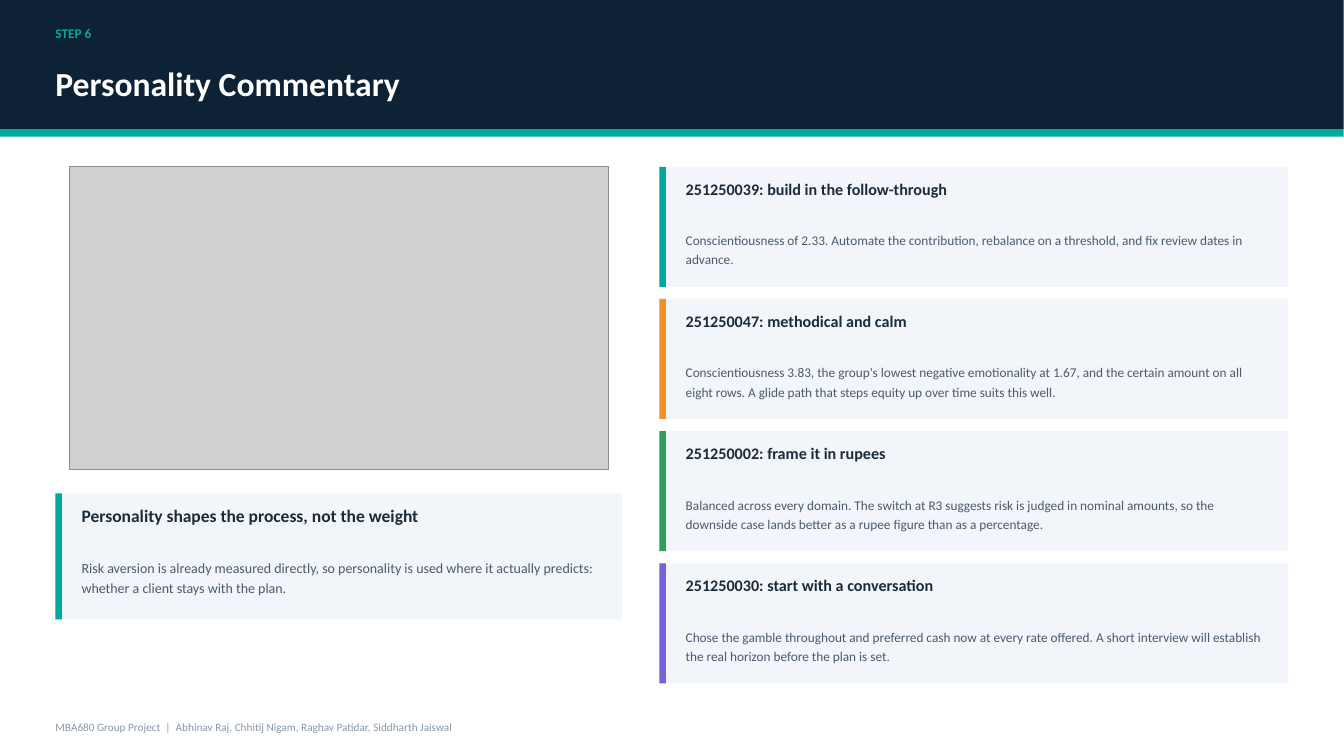
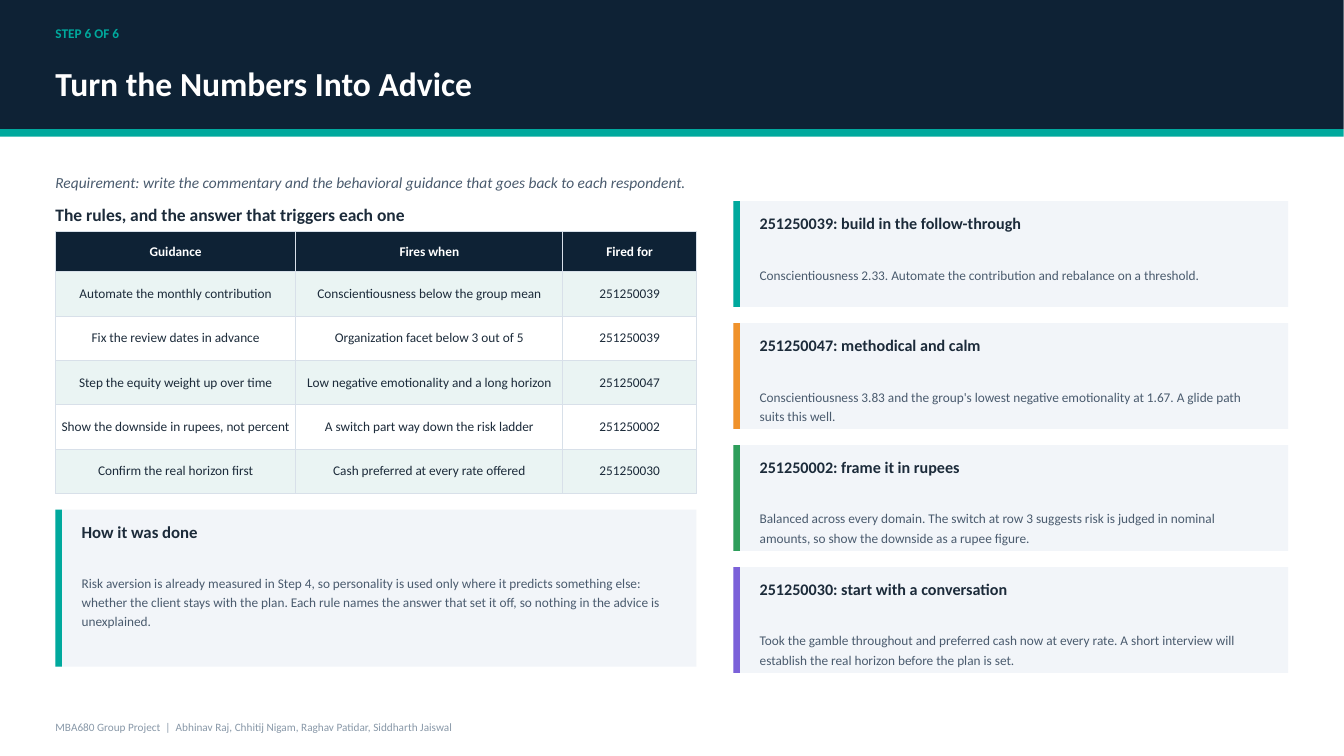
Before and after one commit to siddharthjaiswal05/mba_680_assignment_2, a slide deck: slide 11 of deck/MBA680_Presentation.pptx (slide 10 before the commit). Drawn at 1344x756 pixels with LibreOffice and Linux fonts; fonts in the diff are those of the drawing; grey boxes stand for pictures. Boxes give left, top, right and bottom in pixels: in the first picture for what was removed or moved away, otherwise in the second. Text is boxed around its words. In the diff, an @@ line names an element or a change of style, - is before the commit and + after.

Commit message:
Restructure the deck as a step by step walk-through
Each of Steps 1 to 6 now gets its own slide showing four things together:
what the step required, the survey questions exactly as the form asked them,
how the answers were turned into a number, and what came out. A roadmap slide
opens the sequence and a completion slide closes it.

Both renderers gain one generic block-column layout, so a slide is now a list
of blocks with explicit heights and the pptx and pdf agree by construction.
Three engine figure titles and two annotations were reworded to describe what
the instrument measures rather than what it leaves out.

```diff
--- a/deck/MBA680_Presentation.pptx
+++ b/deck/MBA680_Presentation.pptx
@@ text at (55,29,119,38): text changed @@
-STEP 6
+STEP 6 OF 6
@@ text at (55,72,472,97): text changed @@
-Personality Commentary
+Turn the Numbers Into Advice
@@ text added at (55,177,686,191), 11 pt, text #4A5B6E, italic @@
+Requirement: write the commentary and the behavioral guidance that goes back to each respondent.
@@ picture removed at (70,167,609,470) @@
@@ text added at (55,208,405,224), 12.5 pt, text #1C2B3A, bold @@
+The rules, and the answer that triggers each one
@@ rectangle: place and size @@
-rectangle at (659,167,1289,287)
+rectangle at (734,202,1289,308)
@@ rectangle: place and size @@
-rectangle at (659,167,666,287)
+rectangle at (734,202,741,308)
@@ table added at (55,231,696,481), 6 rows, 3 columns @@
+Guidance | Fires when | Fired for
+Automate the monthly contribution | Conscientiousness below the group mean | 251250039
+Fix the review dates in advance | Organization facet below 3 out of 5 | 251250039
+Step the equity weight up over time | Low negative emotionality and a long horizon | 251250047
+Show the downside in rupees, not percent | A switch part way down the risk ladder | 251250002
+Confirm the real horizon first | Cash preferred at every rate offered | 251250030
@@ text "251250039: build in the follow-through": place and size @@
-text "251250039: build in the follow-through" at (686,183,947,198)
+text "251250039: build in the follow-through" at (760,217,1021,232)
@@ text at (760,271,1199,280): text changed @@
-Conscientiousness of 2.33. Automate the contribution, rebalance on a threshold, and fix review dates in advance.
+Conscientiousness 2.33. Automate the contribution and rebalance on a threshold.
@@ rectangle: place and size @@
-rectangle at (659,299,1289,419)
+rectangle at (734,324,1289,430)
@@ rectangle: place and size @@
-rectangle at (659,299,666,419)
+rectangle at (734,324,741,430)
@@ text "251250047: methodical and calm": place and size @@
-text "251250047: methodical and calm" at (686,315,907,327)
+text "251250047: methodical and calm" at (760,339,981,351)
@@ text at (760,393,1241,421): text changed @@
-Conscientiousness 3.83, the group's lowest negative emotionality at 1.67, and the certain amount on all eight rows. A glide path that steps equity up over time suits this well.
+Conscientiousness 3.83 and the group's lowest negative emotionality at 1.67. A glide path suits this well.
@@ rectangle: place and size @@
-rectangle at (659,432,1289,552)
+rectangle at (734,446,1289,552)
@@ rectangle: place and size @@
-rectangle at (659,432,666,552)
+rectangle at (734,446,741,552)
@@ text "251250002: frame it in rupees": place and size @@
-text "251250002: frame it in rupees" at (686,447,886,462)
+text "251250002: frame it in rupees" at (760,461,960,476)
@@ rectangle: place and size @@
-rectangle at (55,493,63,619)
+rectangle at (55,509,63,666)
@@ rectangle: place and size @@
-rectangle at (55,493,623,619)
+rectangle at (55,509,697,666)
@@ text removed at (82,509,418,525) @@
-Personality shapes the process, not the weight
@@ text added at (82,526,197,538), 12 pt, text #1C2B3A, bold @@
+How it was done
@@ text at (760,514,1215,546): text changed @@
-Balanced across every domain. The switch at R3 suggests risk is judged in nominal amounts, so the downside case lands better as a rupee figure than as a percentage.
+Balanced across every domain. The switch at row 3 suggests risk is judged in nominal amounts, so show the downside as a rupee figure.
@@ rectangle: place and size @@
-rectangle at (659,564,1289,684)
+rectangle at (734,567,1289,673)
@@ rectangle: place and size @@
-rectangle at (659,564,666,684)
+rectangle at (734,567,741,673)
@@ text at (82,579,659,628): text changed; size 10 to 9.5 pt @@
-Risk aversion is already measured directly, so personality is used where it actually predicts: whether a client stays with the plan.
+Risk aversion is already measured in Step 4, so personality is used only where it predicts something else: whether the client stays with the plan. Each rule names the answer that set it off, so nothing in the advice is unexplained.
@@ text "251250030: start with a conversation": place and size @@
-text "251250030: start with a conversation" at (686,579,933,591)
+text "251250030: start with a conversation" at (760,583,1007,595)
@@ text at (760,636,1235,667): text changed @@
-Chose the gamble throughout and preferred cash now at every rate offered. A short interview will establish the real horizon before the plan is set.
+Took the gamble throughout and preferred cash now at every rate. A short interview will establish the real horizon before the plan is set.
```
Also in this commit, not shown: 4 other slides changed, 9 slides added, 7 slides removed, 10 other files.
